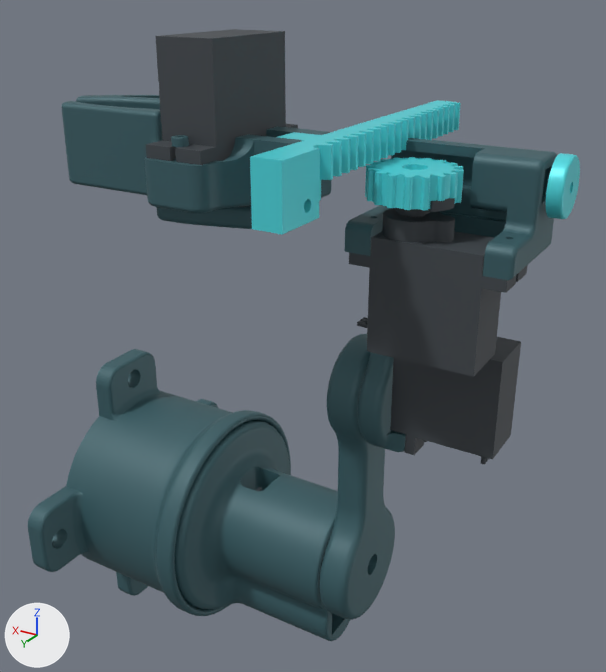
Before and after pictures for a commit that changed the glTF model assets/models/scara-web.glb.
Both versions are drawn from a 50 mm lens placed at (-0.1573, 0.1602, 0.1396), pointed at (-0.06, -0.0019, 0.0585). Every picture has the same lights, and +X, +Y and +Z are marked at lower left. The picture after the commit comes second. Where no turn or scale is listed for an object, it has been applied to the vertices.

The older version as bpy lines, for what is in view:
```python
ob_solid1_002 = bpy.data.objects.new('Solid1.002', me_solid1_002)
ob_solid1_002.location = (-0.0935, 0.0126, 0.1061)
ob_solid1_004 = bpy.data.objects.new('Solid1.004', me_solid1_004)
ob_solid1_004.location = (-0.0614, 0.0287, 0.1053)
ob_solid1_005 = bpy.data.objects.new('Solid1.005', me_solid1_005)
ob_solid1_005.location = (-0.0551, 0.0248, 0.0956)
ob_solid1_008 = bpy.data.objects.new('Solid1.008', me_solid1_007)
ob_solid1_008.location = (-0.1129, 0.0126, 0.0892)
ob_solid1_011 = bpy.data.objects.new('Solid1.011', me_solid1_008)
ob_solid1_011.location = (-0.082, 0.0063, 0.1048)
ob_solid1_018 = bpy.data.objects.new('Solid1.018', me_solid1_011)
ob_solid1_018.location = (-0.1175, 0.0017, 0.1032)
ob_solid2 = bpy.data.objects.new('Solid2', me_solid2)
ob_solid2.parent = ob_vite_forgiata_a_testa_incassata___metrico_m1_6x0_35_x_8_1
ob_solid2.location = (0.0, 0.0, 0.0)
ob_solid2.scale = (0.01, 0.01, 0.01)
ob_srf1 = bpy.data.objects.new('Srf1', me_srf1)
ob_srf1.location = (-0.0935, 0.0126, 0.1061)
# also in view: 'Solid1.015' at (-0.0551, 0.0, 0.0); 'Solid1' at (-0.0991, 0.0126, 0.0846); 'Solid1.006' at (-0.0614, 0.0287, 0.114); 'Solid1.003' at (-0.0805, 0.0101, 0.1068); 'Solid1.012' at (-0.0198, 0.0, 0.0002)
```
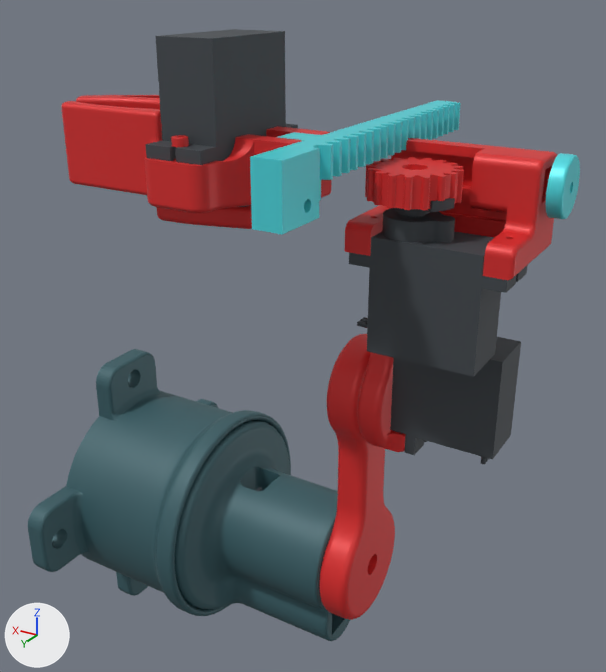
Location of each change, [x1, y1, x2, y2] in pixels of the pictures (606 x 672 px):
```json
{"object": "Solid1.008", "change": "recoloured", "before": [345, 138, 557, 452], "after": [345, 138, 557, 452], "on screen": "dark cyan to red"}
{"object": "Solid1.004", "change": "recoloured", "before": [61, 101, 331, 213], "after": [61, 101, 331, 213], "on screen": "dark cyan to red"}
{"object": "Solid1.011", "change": "recoloured", "before": [319, 334, 395, 620], "after": [319, 334, 395, 620], "on screen": "dark cyan to red"}
{"object": "Solid1.002", "change": "recoloured", "before": [365, 157, 464, 210], "after": [365, 157, 464, 210], "on screen": "cyan to red"}
{"object": "Solid1.005", "change": "recoloured", "before": [76, 95, 252, 229], "after": [76, 95, 252, 229]}
{"object": "Srf1", "change": "recoloured", "before": [371, 158, 459, 209], "after": [371, 158, 459, 209], "on screen": "cyan to red"}
{"object": "Solid2", "change": "recoloured", "before": [171, 135, 189, 148], "after": [171, 135, 189, 148], "on screen": "dark cyan to red"}
```

The change, as JSON lines over the scene's bpy script:
```json
{"op": "add", "block": "mat_scara_active_001", "code": ["mat_scara_active_001 = principled_material('SCARA Active.001')", "mat_scara_active_001.base_color = (0.72, 0.025, 0.025)  # red #dd2c2c", "mat_scara_active_001.metallic = 0.12", "mat_scara_active_001.roughness = 0.48"]}
{"block": "me_solid1_002", "where": "me_solid1_002.from_pydata(...)  # 1428 vertices, 2856 faces; spans x -0.0092..0.0092, y -0.0092..0.0092, z -0.006..0.0"}
{"op": "remove", "block": "me_solid1_002", "code": "me_solid1_002.materials.append(mat_scara_accent)  # cyan #50dde5"}
{"op": "add", "block": "me_solid1_002", "code": "me_solid1_002.materials.append(mat_scara_active_001)  # red #dd2c2c"}
{"block": "me_srf1", "where": "me_srf1.from_pydata(...)  # 118 vertices, 118 faces; spans x -0.0085..0.0085, y -0.0085..0.0085, z -0.006..0.0"}
{"op": "remove", "block": "me_srf1", "code": "me_srf1.materials.append(mat_scara_accent)  # cyan #50dde5"}
{"op": "add", "block": "me_srf1", "code": "me_srf1.materials.append(mat_scara_active_001)  # red #dd2c2c"}
{"block": "me_solid1_004", "where": "me_solid1_004.from_pydata(...)  # 923 vertices, 1874 faces; spans x -0.019..0.032, y -0.0175..0.0175, z -0.0045..0.0115"}
{"op": "remove", "block": "me_solid1_004", "code": "me_solid1_004.materials.append(mat_scara_body)  # dark cyan #3c6169"}
{"op": "add", "block": "me_solid1_004", "code": "me_solid1_004.materials.append(mat_scara_active_001)  # red #dd2c2c"}
{"block": "me_solid1_005", "where": "me_solid1_005.from_pydata(...)  # 1946 vertices, 3892 faces; spans x -0.0123..0.0261, y -0.0068..0.0111, z -0.0028..0.0217"}
{"op": "remove", "block": "me_solid1_005", "code": "me_solid1_005.materials.append(mat_scara_body)  # dark cyan #3c6169"}
{"op": "add", "block": "me_solid1_005", "code": "me_solid1_005.materials.append(mat_scara_active_001)  # red #dd2c2c"}
{"block": "me_solid2", "where": "me_solid2.from_pydata(...)  # 432 vertices, 860 faces; spans x -0.16..0.8, y -0.149..0.149, z -0.15..0.15"}
{"op": "remove", "block": "me_solid2", "code": "me_solid2.materials.append(mat_scara_body)  # dark cyan #3c6169"}
{"op": "add", "block": "me_solid2", "code": "me_solid2.materials.append(mat_scara_active_001)  # red #dd2c2c"}
{"block": "me_solid1_007", "where": "me_solid1_007.from_pydata(...)  # 948 vertices, 1908 faces; spans x -0.0033..0.0309, y -0.0251..0.0061, z -0.0517..0.0196"}
{"op": "remove", "block": "me_solid1_007", "code": "me_solid1_007.materials.append(mat_scara_body)  # dark cyan #3c6169"}
{"op": "add", "block": "me_solid1_007", "code": "me_solid1_007.materials.append(mat_scara_active_001)  # red #dd2c2c"}
{"block": "me_solid1_008", "where": "me_solid1_008.from_pydata(...)  # 1087 vertices, 2178 faces; spans x 0.0..0.008, y -0.0212..0.0087, z -0.1198..-0.0424"}
{"op": "remove", "block": "me_solid1_008", "code": "me_solid1_008.materials.append(mat_scara_body)  # dark cyan #3c6169"}
{"op": "add", "block": "me_solid1_008", "code": "me_solid1_008.materials.append(mat_scara_active_001)  # red #dd2c2c"}
```
